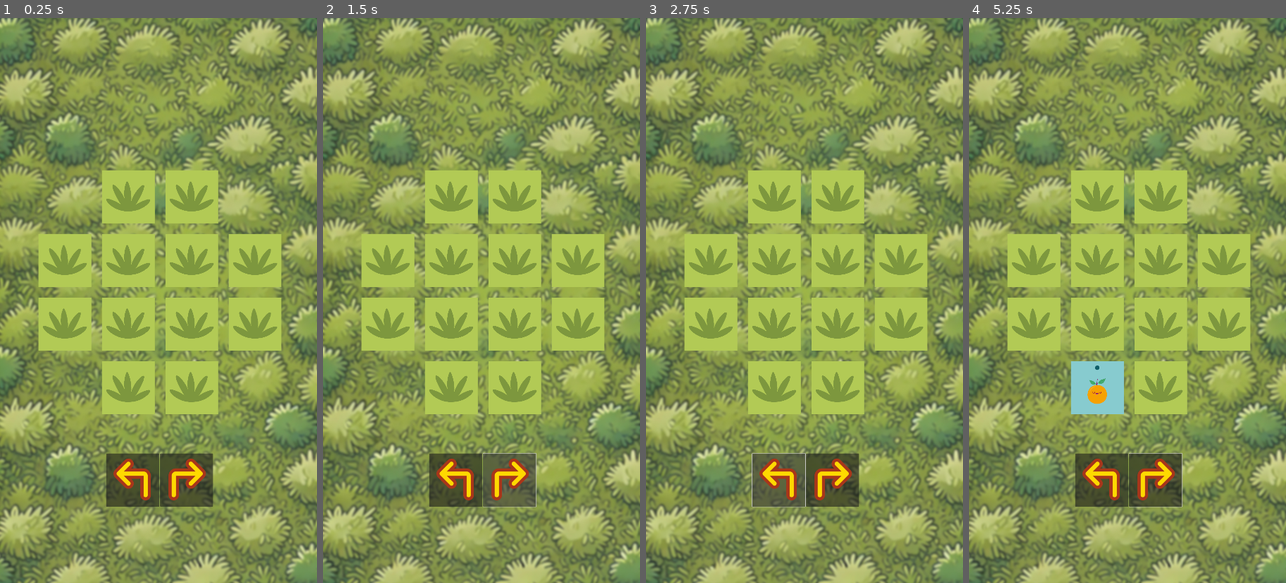
Above: before the commit, frames 1-4 (left to right).
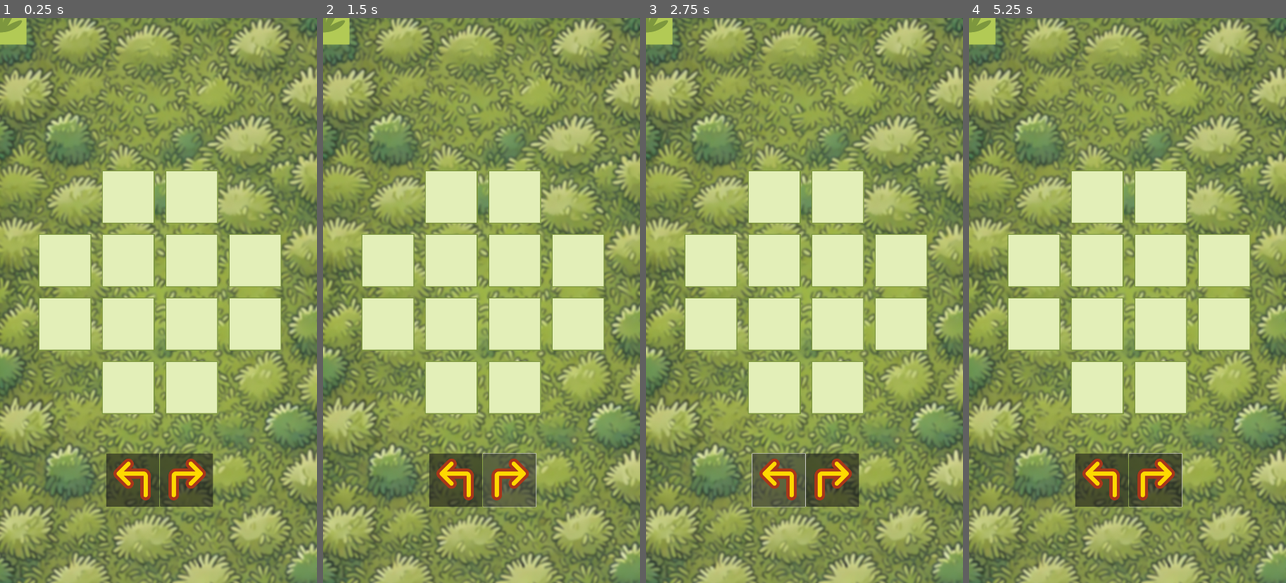
Above: after the commit, the same moments.

Repository: PatZdz/Owocki
Game: Godot game, scene res://scenes/game.tscn
Same seed, same stepped clock (60 frames per second), same inputs: the game is played once before the commit and once after it.
Inputs (mouse positions are in pixels of both pictures, inside the frame that each line leads up to):
- Up to frame 1 (0.25 s): no input
- Up to frame 2 (1.5 s): click (456, 481) at 0.5 s; click (510, 481) at 1.25 s
- Up to frame 3 (2.75 s): click (779, 481) at 2 s
- Up to frame 4 (5.25 s): click (1156, 481) at 2.75 s; click (1102, 481) at 3.5 s; click (1156, 481) at 4.25 s; tap Enter at 5 s; move the mouse to (1095, 385) at 5.02 s; click (1095, 385) at 5.17 s

The runs differ from the first frame. In frame 1, 19% of the frame differs, in the area x 0-89%, y 0-71%; in frame 2, 19%; in frame 3, 19%; in frame 4, 19%.
Error after the commit: Parse Error: Class "Tile" hides a global script class. (res://scripts/tile.gd:2)

Commit message:
version 0.74

Diff:
--- a/scenes/board.tscn
+++ b/scenes/board.tscn
@@ -16,33 +16,44 @@
 
 [node name="Tile2" parent="." instance=ExtResource("2_lwcsn")]
 position = Vector2(653, 608)
+tile_coords = Vector2i(1, 0)
 
 [node name="Tile3" parent="." instance=ExtResource("2_lwcsn")]
 position = Vector2(221, 824)
+tile_coords = Vector2i(2, 0)
 
 [node name="Tile4" parent="." instance=ExtResource("2_lwcsn")]
 position = Vector2(437, 824)
+tile_coords = Vector2i(0, 1)
 
 [node name="Tile5" parent="." instance=ExtResource("2_lwcsn")]
 position = Vector2(653, 824)
+tile_coords = Vector2i(1, 1)
 
 [node name="Tile6" parent="." instance=ExtResource("2_lwcsn")]
 position = Vector2(869, 824)
+tile_coords = Vector2i(2, 1)
 
 [node name="Tile7" parent="." instance=ExtResource("2_lwcsn")]
 position = Vector2(221, 1040)
+tile_coords = Vector2i(0, 2)
 
 [node name="Tile8" parent="." instance=ExtResource("2_lwcsn")]
 position = Vector2(437, 1040)
+tile_coords = Vector2i(1, 2)
 
 [node name="Tile9" parent="." instance=ExtResource("2_lwcsn")]
 position = Vector2(653, 1040)
+tile_coords = Vector2i(2, 2)
 
 [node name="Tile10" parent="." instance=ExtResource("2_lwcsn")]
 position = Vector2(869, 1040)
+tile_coords = Vector2i(0, 3)
 
 [node name="Tile11" parent="." instance=ExtResource("2_lwcsn")]
 position = Vector2(437, 1256)
+tile_coords = Vector2i(1, 3)
 
 [node name="Tile12" parent="." instance=ExtResource("2_lwcsn")]
 position = Vector2(653, 1256)
+tile_coords = Vector2i(2, 3)
--- a/scenes/game.tscn
+++ b/scenes/game.tscn
@@ -1,6 +1,6 @@
 [gd_scene load_steps=5 format=3 uid="uid://ef7i0diorsso"]
 
-[ext_resource type="Script" path="res://scripts/Game.gd" id="1_yjs8r"]
+[ext_resource type="Script" path="res://scripts/game.gd" id="1_yjs8r"]
 [ext_resource type="PackedScene" uid="uid://c04fsffn5w137" path="res://scenes/board.tscn" id="2_02k78"]
 [ext_resource type="Texture2D" uid="uid://7taudrfxtipf" path="res://images/Arrow_Left.png" id="3_6l7i1"]
 [ext_resource type="Texture2D" uid="uid://w4x3yqb7ebik" path="res://images/Arrow_Right.png" id="4_mdnur"]
--- a/scenes/tile.tscn
+++ b/scenes/tile.tscn
@@ -1,6 +1,6 @@
 [gd_scene load_steps=4 format=3 uid="uid://cu2hltofptec0"]
 
-[ext_resource type="Script" path="res://scripts/Tile.gd" id="1_fsav1"]
+[ext_resource type="Script" path="res://scripts/tile.gd" id="1_fsav1"]
 [ext_resource type="Texture2D" uid="uid://b0tfmk3x7qmvn" path="res://images/empty_tile.png" id="2_81n5b"]
 
 [sub_resource type="RectangleShape2D" id="RectangleShape2D_x56ib"]
--- a/scripts/Game.gd
+++ b/scripts/Game.gd
@@ -1,12 +1,14 @@
 extends Node2D
 
 const PIECE_COUNT = 12
+
 @onready var piece_scene = preload("res://scenes/Piece.tscn")
 var pieces: Array = []
 
-@onready var board: Node2D = $Board
+@onready var board: Board = $Board
 
-var selected_piece = null  # Referencja do aktualnie zaznaczonego pionka
+var selected_piece: Piece = null
+var highlighted_tiles: Array = []
 
 func _ready():
 	create_pieces()
@@ -14,13 +16,15 @@
 
 func create_pieces():
 	var piece_definitions = [
+		# 6 niebieskich
+		{"color": "blue",   "move_type": 0},  # 1kropka
 		{"color": "blue",   "move_type": 0},
-		{"color": "blue",   "move_type": 0},
+		{"color": "blue",   "move_type": 1},  # 2kropki
 		{"color": "blue",   "move_type": 1},
-		{"color": "blue",   "move_type": 1},
-		{"color": "blue",   "move_type": 2},
+		{"color": "blue",   "move_type": 2},  # 3kropki
 		{"color": "blue",   "move_type": 2},
 
+		# 6 żółtych
 		{"color": "yellow", "move_type": 0},
 		{"color": "yellow", "move_type": 0},
 		{"color": "yellow", "move_type": 1},
@@ -30,17 +34,23 @@
 	]
 
 	for definition in piece_definitions:
-		var p = piece_scene.instantiate()
+		var p = piece_scene.instantiate() as Piece
 		p.color = definition.color
 		p.move_type = definition.move_type
 		pieces.append(p)
 		add_child(p)
 
 func randomize_pieces_on_board():
+	# Sprawdź, czy w ogóle mamy 12 tile
+	if board.tile_list.size() < PIECE_COUNT:
+		print("[game.gd] Błąd: tile_list ma mniej niż 12 kafelków!")
+		return
+
 	pieces.shuffle()
 	var tile_list = board.tile_list
 	tile_list.shuffle()
 
+	# Ustaw pionki na kafelkach
 	for i in range(PIECE_COUNT):
 		var piece = pieces[i]
 		var tile = tile_list[i]
@@ -48,29 +58,69 @@
 		piece.current_tile = tile
 		tile.set_piece(piece)
 
-func on_piece_clicked(piece):
-	# 1. Czy user klika ten sam pionek, co był wybrany?
+func on_piece_clicked(piece: Piece):
+	# 1. Jeśli klik w ten sam pionek -> odznacz
 	if selected_piece == piece:
-		# -> Odznaczamy go
 		piece.set_selected(false)
 		selected_piece = null
+		_unhighlight_tiles()
 		update_rotation_ui_visibility()
 		return
 
-	# 2. Inny pionek
-	# a) Jeśli był wybrany jakiś inny - odznacz go
-	if selected_piece != null:
+	# 2. Inny pionek -> odznacz stary, zaznacz nowy
+	if selected_piece:
 		selected_piece.set_selected(false)
-
-	# b) Zaznacz nowy
 	selected_piece = piece
 	piece.set_selected(true)
 
-	# c) Ewentualnie pokaż UI do obrotu
+	# Podświetl kafelki
+	_unhighlight_tiles()
+	var possible_moves = piece.get_available_moves(board)
+
+	print("[game.gd] possible_moves.size() =", possible_moves.size())
+	for t in possible_moves:
+		print("  -> highlight tile:", t.tile_coords)
+		t.highlight()
+		highlighted_tiles.append(t)
+
 	update_rotation_ui_visibility()
 
+func on_tile_chosen(tile: Tile):
+	if selected_piece == null:
+		return
+
+	if not tile in highlighted_tiles:
+		# Nie jest dozwolonym ruchem
+		return
+
+	# Jeśli jest wrogi pionek -> usuń go
+	if tile.is_occupied():
+		var enemy = tile.piece_reference
+		if enemy and enemy.color != selected_piece.color:
+			enemy.queue_free()
+			tile.remove_piece()
+
+	# Przenieś pionek
+	if selected_piece.current_tile:
+		selected_piece.current_tile.remove_piece()
+
+	tile.set_piece(selected_piece)
+	selected_piece.current_tile = tile
+	selected_piece.position = tile.position
+
+	# Odznacz po ruchu
+	selected_piece.set_selected(false)
+	selected_piece = null
+
+	_unhighlight_tiles()
+	update_rotation_ui_visibility()
+
+func _unhighlight_tiles():
+	for t in highlighted_tiles:
+		t.unhighlight()
+	highlighted_tiles.clear()
+
 func update_rotation_ui_visibility():
-	# Załóżmy, że masz panel w $UI/RotationPanel
 	var panel = $UI/RotationPanel
 	if selected_piece and selected_piece.revealed:
 		panel.visible = true
@@ -81,6 +131,7 @@
 	if selected_piece:
 		selected_piece.set_selected(false)
 		selected_piece = null
+	_unhighlight_tiles()
 	update_rotation_ui_visibility()
 
 func _on_button_left_pressed():
--- a/scripts/Tile.gd
+++ b/scripts/Tile.gd
@@ -1,12 +1,13 @@
 extends Area2D
+class_name Tile
 
 @export var tile_index: int = 0
+@export var tile_coords: Vector2i = Vector2i(0, 0)  # kolumna, wiersz
 var piece_reference = null
+var is_highlighted = false
 
 func _ready():
-	# Możesz podłączyć sygnał input_event, jeśli chcesz klikać w puste pola
-	# connect("input_event", Callable(self, "_on_tile_clicked"))
-	pass
+	connect("input_event", Callable(self, "_on_tile_clicked"))
 
 func is_occupied() -> bool:
 	return piece_reference != null
@@ -17,10 +18,27 @@
 func remove_piece():
 	piece_reference = null
 
-# Przykład, jeśli chcesz odznaczać pionek po kliknięciu w tile:
-# func _on_tile_clicked(viewport, event, shape_idx):
-#     if event is InputEventMouseButton and event.pressed:
-#         # Odznacz pionek w Game
-#         var game = get_tree().get_root().get_node("Game")
-#         if game:
-#             game.deselect_piece()
+func highlight():
+	is_highlighted = true
+	# Ustaw z_index, by być nad pionkiem
+	z_index = 10
+	if $SpriteTile:
+		$SpriteTile.z_index = 10
+		$SpriteTile.modulate = Color(1, 0, 0, 0.5)  # czerwień półprzezroczysta
+
+func unhighlight():
+	is_highlighted = false
+	z_index = 0
+	if $SpriteTile:
+		$SpriteTile.z_index = 0
+		$SpriteTile.modulate = Color(1, 1, 1, 1)
+
+func _on_tile_clicked(viewport, event, shape_idx):
+	if event is InputEventMouseButton and event.pressed:
+		if is_highlighted:
+			# Nie musimy "consume", bo z_index=10
+			var game = get_tree().get_root().get_node("Game")
+			if game:
+				game.on_tile_chosen(self)
+		else:
+			pass
--- a/scripts/board.gd
+++ b/scripts/board.gd
@@ -1,14 +1,19 @@
 extends Node2D
+class_name Board
 
 var tile_list: Array = []
-var piece_positions: Array = []  # Do zapisywania, który pionek jest na którym polu
 
 func _ready():
-	# Zbierz wszystkie Tile (Area2D) znajdujące się w Board
-	for tile in get_children():
-		if tile is Area2D:
-			tile_list.append(tile)
+	# Wypełniamy tablicę tile_list dziećmi typu Tile
+	for node in get_children():
+		if node is Tile:
+			tile_list.append(node)
 
-	# Ustal tile_index
-	for i in range(tile_list.size()):
-		tile_list[i].tile_index = i
+	# Debug: sprawdź, ile kafelków znaleziono
+	print("[board.gd] tile_list.size() =", tile_list.size())
+
+func get_tile_by_coords(coords: Vector2i) -> Tile:
+	for t in tile_list:
+		if t.tile_coords == coords:
+			return t
+	return null
--- a/scripts/piece.gd
+++ b/scripts/piece.gd
@@ -1,15 +1,15 @@
 extends Area2D
+class_name Piece
 
 enum Direction {UP, RIGHT, DOWN, LEFT}
 
 @export var color: String = "blue"
-@export var move_type: int = 0     # 0: przód, 1: ukos, 2: przód+ukos
+@export var move_type: int = 0  # 0=1kropka,1=2kropki,2=3kropki
 
 var revealed: bool = false
-var current_tile = null  # Referencja do Tile, na którym stoi
-var direction: int = Direction.UP  # Domyślnie do góry
-
-var is_selected: bool = false  # <-- NOWA ZMIENNA
+var current_tile = null
+var direction: int = Direction.UP
+var is_selected: bool = false
 
 func _ready():
 	$Sprite.texture = preload("res://images/back.png")
@@ -17,10 +17,11 @@
 
 func _on_piece_clicked(viewport, event, shape_idx):
 	if event is InputEventMouseButton and event.pressed:
+		# 1. Zakryty -> Odkrywamy
 		if not revealed:
 			reveal_piece()
 		else:
-			# Jeśli pionek jest odkryty, powiadom Game o kliknięciu
+			# 2. Odkryty -> sygnalizujemy game
 			var game = get_tree().get_root().get_node("Game")
 			if game:
 				game.on_piece_clicked(self)
@@ -52,22 +53,59 @@
 	update_visual_rotation()
 
 func update_visual_rotation():
+	# 0=UP->0°,1=RIGHT->90°,2=DOWN->180°,3=LEFT->270°
 	$Sprite.rotation_degrees = float(direction) * 90.0
 
 func set_selected(value: bool):
 	is_selected = value
 	if is_selected:
-		# 1) Lekko powiększ pionek (np. o 20%)
 		scale = Vector2(1.2, 1.2)
+	else:
+		scale = Vector2(1, 1)
 
-		# 2) Dodaj obwódkę (kilka sposobów):
-		#    a) Zmiana modulate, np. jasniejszy
-		#       $Sprite.modulate = Color(1.1, 1.1, 1.1, 1) # minimalnie jaśniejszy
-		#
-		#    b) Drugi sprite w tle (np. $OutlineSprite) z "ramką"
-		#       $OutlineSprite.visible = true
+func get_available_moves(board) -> Array:
+	var moves = []
+	if current_tile == null:
+		return moves
+
+	var coords = current_tile.tile_coords
+	# Kierunek do przodu
+	var forward_vec = Vector2i(0, -1)
+	if direction == Direction.RIGHT:
+		forward_vec = Vector2i(1, 0)
+	elif direction == Direction.DOWN:
+		forward_vec = Vector2i(0, 1)
+	elif direction == Direction.LEFT:
+		forward_vec = Vector2i(-1, 0)
+
+	var candidates = []
+
+	# move_type=0 -> 1kropka -> TYLKO przód
+	if move_type == 0:
+		candidates.append(coords + forward_vec)
+	# move_type=1 -> 2kropki -> TYLKO ukos
+	elif move_type == 1:
+		var left_vec = Vector2i(-forward_vec.y, forward_vec.x)
+		var right_vec = Vector2i(forward_vec.y, -forward_vec.x)
+		candidates.append(coords + forward_vec + left_vec)
+		candidates.append(coords + forward_vec + right_vec)
 	else:
-		# Cofnij skalę i ewentualnie odcienie
-		scale = Vector2(1, 1)
-		# $Sprite.modulate = Color(1, 1, 1, 1)
-		# $OutlineSprite.visible = false
+		# move_type=2 -> 3kropki -> przód + ukosy
+		candidates.append(coords + forward_vec)
+		var left_vec = Vector2i(-forward_vec.y, forward_vec.x)
+		var right_vec = Vector2i(forward_vec.y, -forward_vec.x)
+		candidates.append(coords + forward_vec + left_vec)
+		candidates.append(coords + forward_vec + right_vec)
+
+	for c in candidates:
+		var tile_candidate = board.get_tile_by_coords(c)
+		if tile_candidate != null:
+			if not tile_candidate.is_occupied():
+				moves.append(tile_candidate)  # wolne
+			else:
+				var occupant = tile_candidate.piece_reference
+				if occupant and occupant.color != color:
+					# wrogi
+					moves.append(tile_candidate)
+				# occupant.color == nasz -> blokada
+	return moves
Not shown, changed: Owocki Vectors.afdesign~lock~
